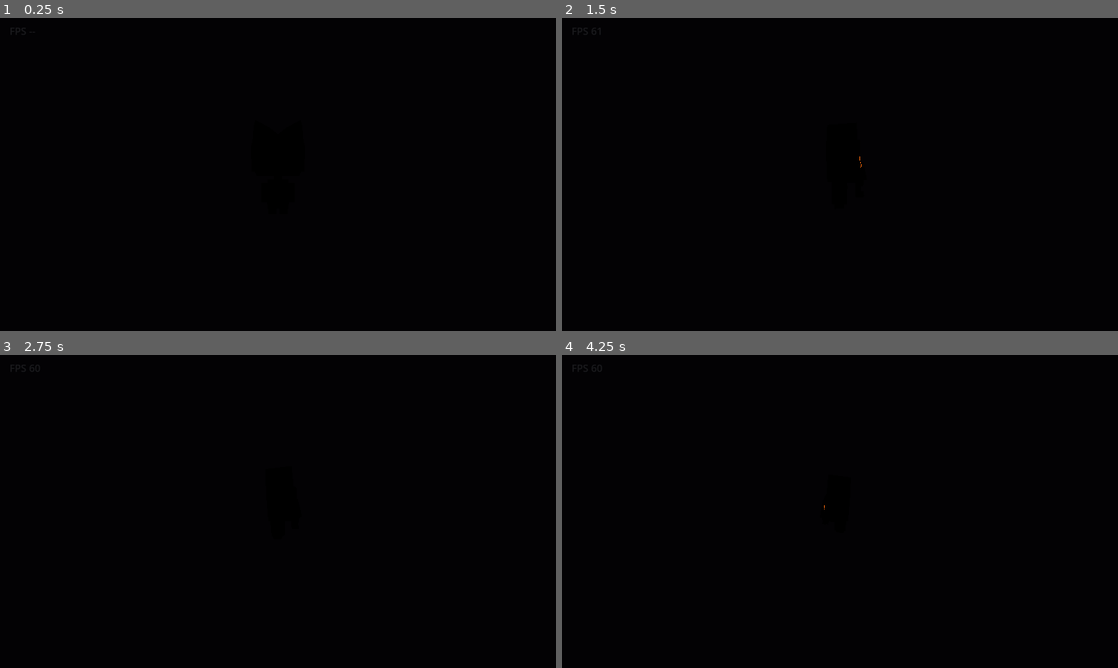
Above: before the commit, frames 1-4 (two rows, left to right).
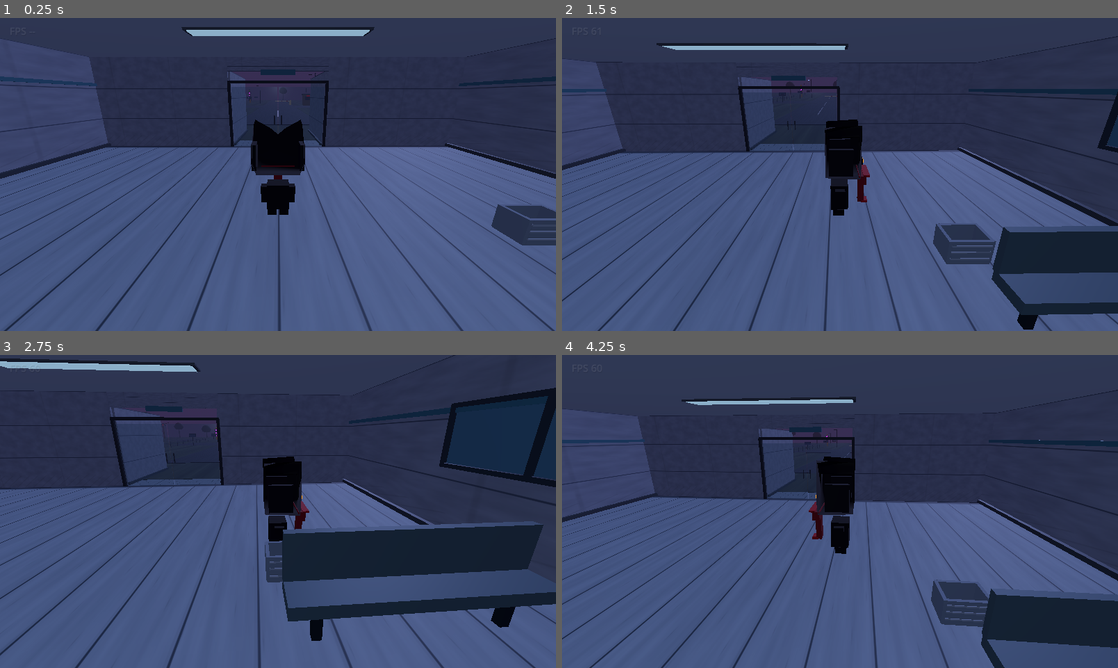
Above: after the commit, the same moments.

Repository: jhooni467/Brain-Concept-
Game: Godot game, scene res://scenes/main.tscn
Same seed, same stepped clock (60 frames per second), same inputs: the game is played once before the commit and once after it.
Inputs (mouse positions are in pixels of both pictures, inside the frame that each line leads up to):
- Up to frame 1 (0.25 s): no input
- Up to frame 2 (1.5 s): tap Enter at 0.5 s; move the mouse to (962, 158) at 0.52 s; hold D (move_right) 0.53-1.25 s; click (962, 158) at 0.67 s; tap Space (jump) at 0.77 s; drag from (728, 190) to (812, 237) at 1.27 s
- Up to frame 3 (2.75 s): move the mouse to (333, 442) at 2.02 s; hold D (move_right) from 2.03 s (still down)
- Up to frame 4 (4.25 s): release D (move_right) at 2.75 s; drag from (812, 574) to (673, 464) at 2.77 s; move the mouse to (1006, 558) at 3.52 s; hold A (move_left) from 3.53 s (still down); tap Space (jump) at 3.77 s

The runs differ from the first frame. In frame 1, 98% of the frame differs, in the area x 0-100%, y 0-100%; in frame 2, 98%; in frame 3, 97%; in frame 4, 98%.
Error before the commit: Parse Error: Cannot assign a value of type "bool" as "GeometryInstance3D.ShadowCastingSetting". (res://scripts/world/prototype_laundromat.gd:414)

Commit message:
fix: use Godot shadow casting enum for fence posts

Diff:
--- a/scripts/world/prototype_laundromat.gd
+++ b/scripts/world/prototype_laundromat.gd
@@ -411,7 +411,7 @@
 				Vector3(side * 15.0, 0.62, z_position),
 				fence_material
 			)
-			post.cast_shadow = false
+			post.cast_shadow = GeometryInstance3D.SHADOW_CASTING_SETTING_OFF
 		_add_box_mesh(
 			self,
 			"FenceRail_%s" % str(side),
